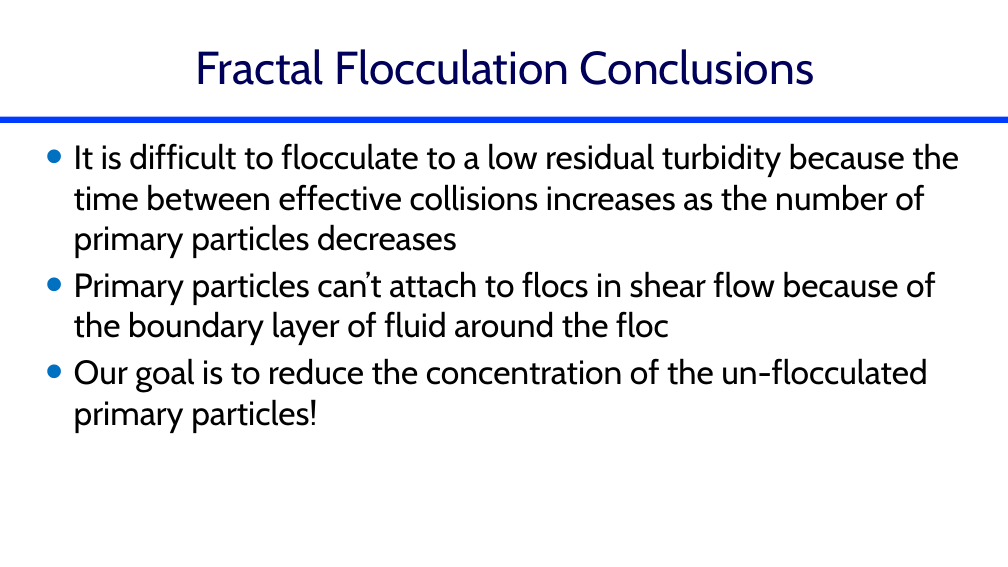
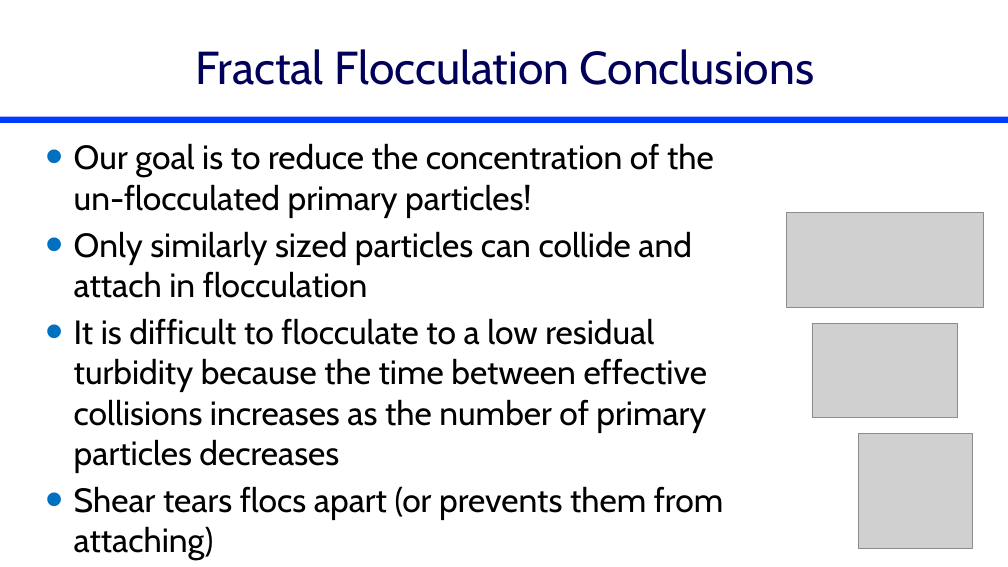
Before and after one commit to monroews/CEE4520Lectures, a slide deck: slide 43 of Flocculation Model.pptx (slide 39 before the commit). Drawn at 1008x567 pixels with LibreOffice and Linux fonts; fonts in the diff are those of the drawing; grey boxes stand for pictures. Boxes give left, top, right and bottom in pixels: in the first picture for what was removed or moved away, otherwise in the second. Text is boxed around its words. In the diff, an @@ line names an element or a change of style, - is before the commit and + after.

Commit message:
floc edits

```diff
--- a/Flocculation Model.pptx
+++ b/Flocculation Model.pptx
@@ text at (74,143,714,298): paragraphs added @@
+• Our goal is to reduce the concentration of the un-flocculated primary particles!
+• Only similarly sized particles can collide and attach in flocculation
@@ picture added at (786,212,983,307) @@
@@ picture added at (812,323,958,417) @@
@@ picture added at (859,434,973,548) @@
@@ text at (74,486,723,520): text changed @@
-• Primary particles can’t attach to flocs in shear flow because of the boundary layer of fluid around the floc
-• Our goal is to reduce the concentration of the un-flocculated primary particles!
+• Shear tears flocs apart (or prevents them from attaching)
```
Also in this commit, not shown: 19 other slides changed, 11 slides added, 7 slides removed.
